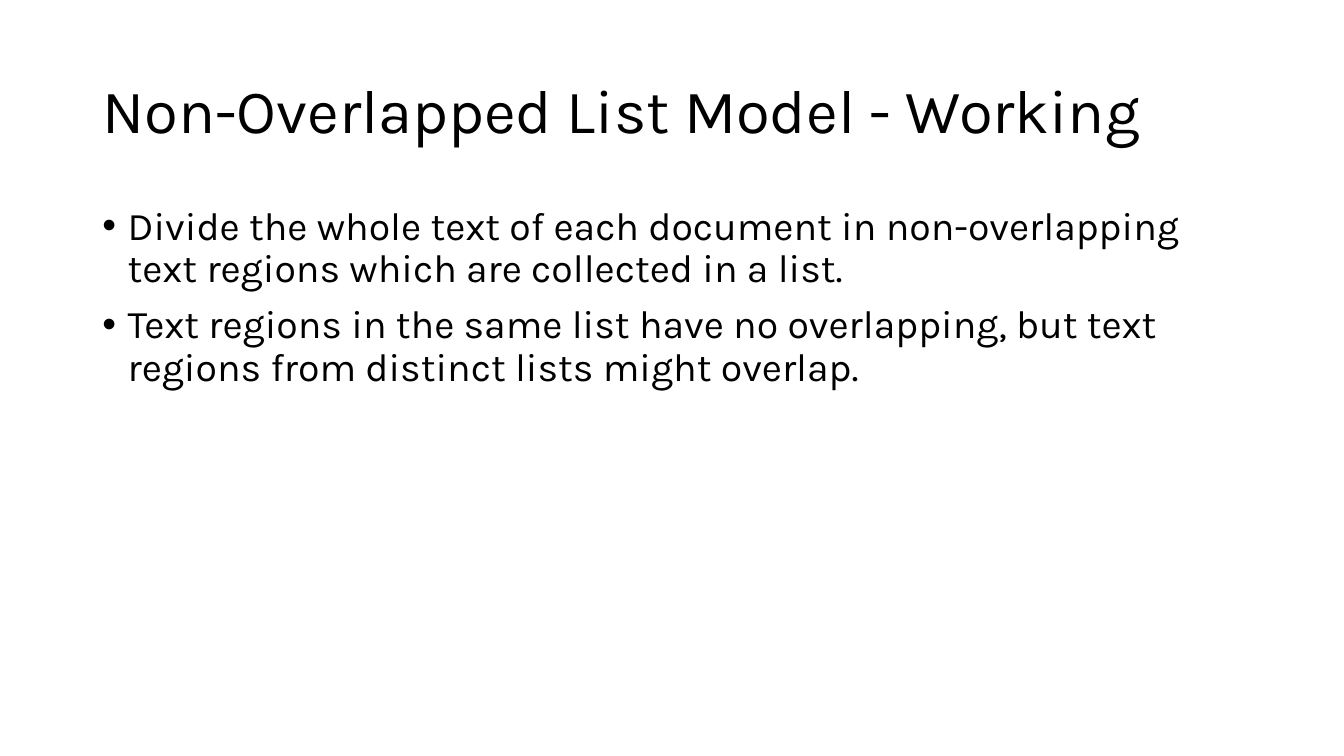
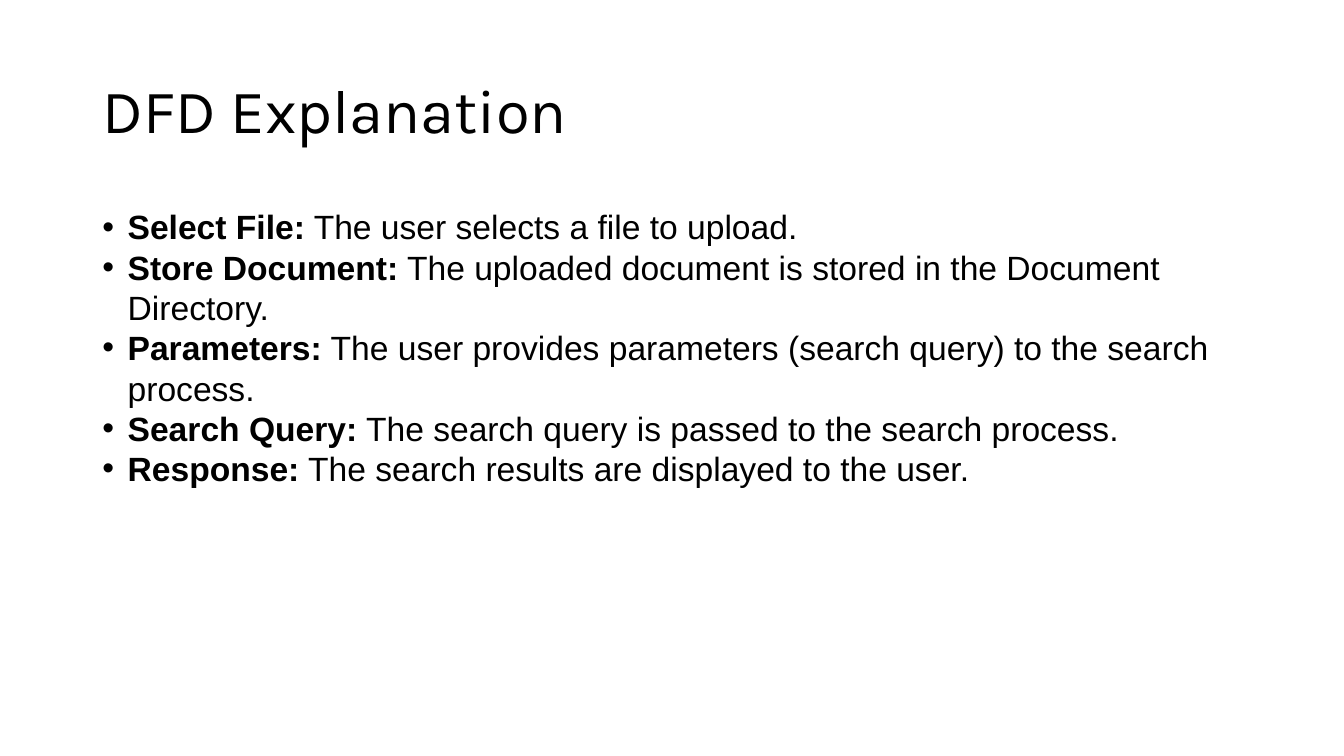
Before and after one commit to AbdulMateenzwl/Information-Retrieval, a slide deck: slide 10 of Assignment 3/Report.pptx (slide 9 before the commit). Drawn at 1344x756 pixels with LibreOffice and Linux fonts; fonts in the diff are those of the drawing. Boxes give left, top, right and bottom in pixels: in the first picture for what was removed or moved away, otherwise in the second. Text is boxed around its words. In the diff, an @@ line names an element or a change of style, - is before the commit and + after.

```diff
--- a/Assignment 3/Report.pptx
+++ b/Assignment 3/Report.pptx
@@ title at (x1=102, y1=90, x2=567, y2=148): text changed @@
-Non-Overlapped List Model - Working
+DFD Explanation
@@ text at (x1=128, y1=214, x2=1208, y2=488): text changed; size 28 to 24 pt; font Karla to Arial @@
-• Divide the whole text of each document in non-overlapping text regions which are collected in a list.
-• Text regions in the same list have no overlapping, but text regions from distinct lists might overlap.
+• Select File: The user selects a file to upload.
+• Store Document: The uploaded document is stored in the Document Directory.
+• Parameters: The user provides parameters (search query) to the search process.
+• Search Query: The search query is passed to the search process.
+• Response: The search results are displayed to the user.
```
Also in this commit, not shown: 10 other slides changed, 2 slides added, 4 slides removed, 33 other files.
